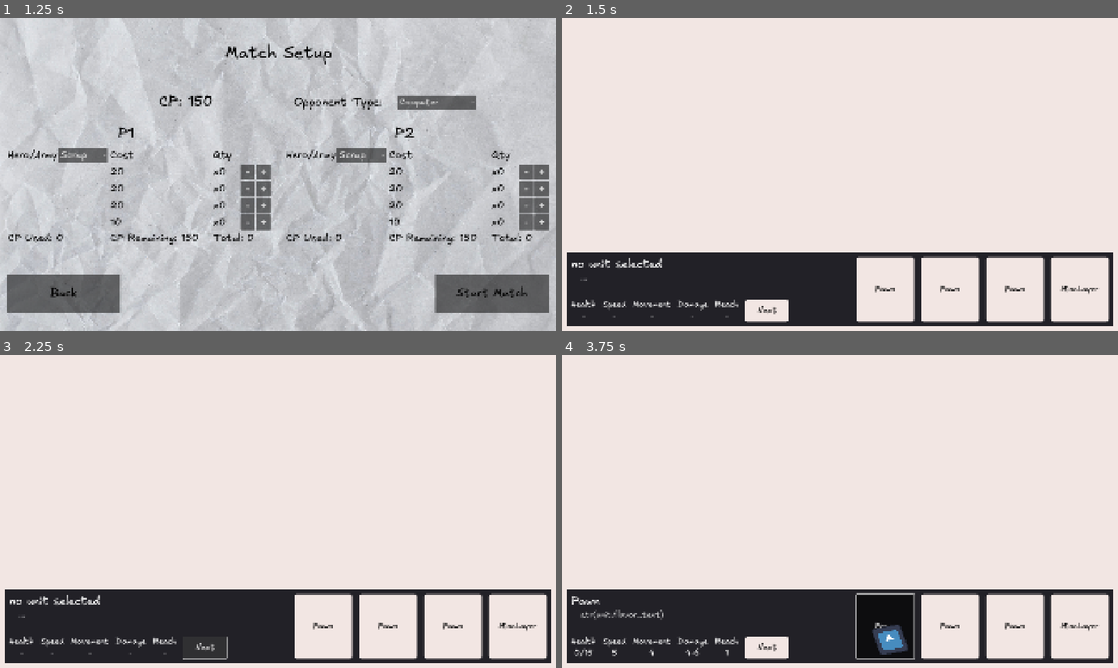
Above: before the commit, frames 1-4 (two rows, left to right).
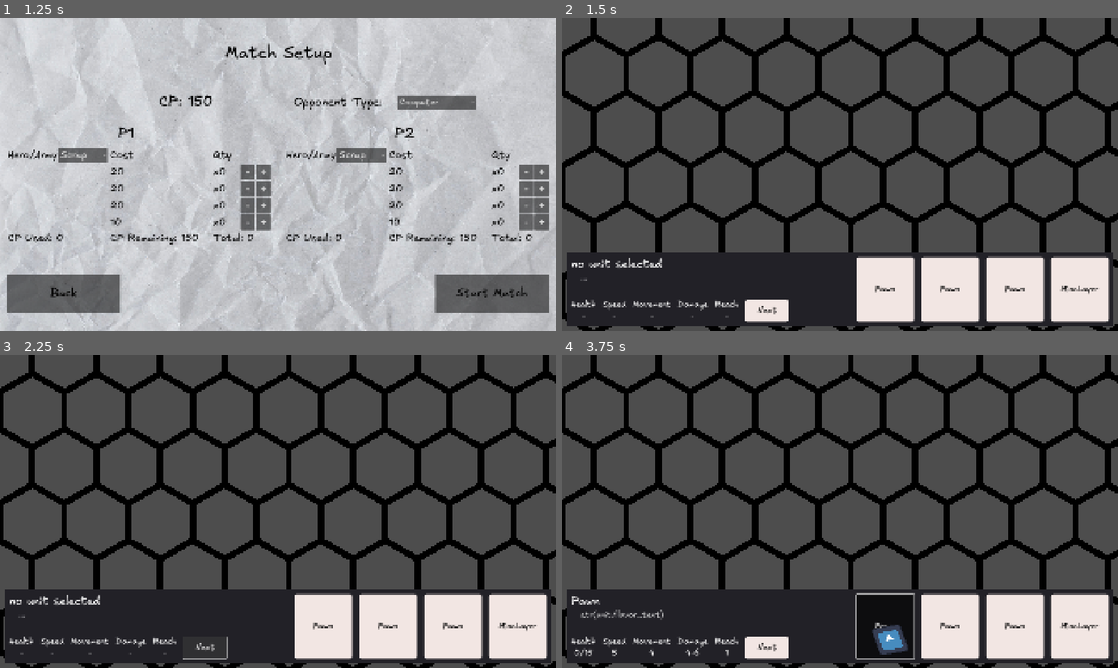
Above: after the commit, the same moments.

Repository: stvnnfrl/Portfolio
Game: Godot game, scene res://screens/main_menu/main_menu.tscn
The game is run twice, just before and just after one commit, with the same random seed, the same clock (stepped at 60 frames per second) and the same inputs. The engine's default icon, where the game draws it, is replaced by a stand-in: a white triangle on a blue panel in a dark square.
Inputs:
- Up to frame 1 (1.25 s): click "Start Game" at 0.5 s
- Up to frame 2 (1.5 s): click "Start Match" at 1.25 s
- Up to frame 3 (2.25 s): click "Next" at 2 s
- Up to frame 4 (3.75 s): click "Next" at 2.75 s; click "Pawn" at 3.5 s

Frame 1 is identical in both runs. In frame 2, 77% of the frame differs, in the area x 0-100%, y 0-100%; in frame 3, 77%; in frame 4, 77%.
Error in both runs: Invalid call. Nonexistent function 'init' in base 'Node2D'. (res://autoloads/scene_manager.gd:23)

Commit message:
added grid ui

Diff:
--- a/hpp/screens/battle/pregame/grid.gd
+++ b/hpp/screens/battle/pregame/grid.gd
@@ -1,4 +1,4 @@
-extends ColorRect
+extends Control
 
 @export var state: Pregame
 @export var cubic_coords: CubicCoords
@@ -76,6 +76,8 @@
 func create_unit_at(grid_coordinates: Vector3i, unit_type: Unit) -> Unit:
 	var screen_coordinates = cubic_coords.cubic_to_pos2D(grid_coordinates)
 
+	# TODO: rescale to grid size
+
 	var new_unit = unit_type.duplicate()
 	new_unit.position = screen_coordinates
 	new_unit.cubic_pos = grid_coordinates
--- a/hpp/screens/battle/pregame/pregame.tscn
+++ b/hpp/screens/battle/pregame/pregame.tscn
@@ -1,10 +1,11 @@
-[gd_scene load_steps=11 format=3 uid="uid://2n3ubcoaq1l"]
+[gd_scene load_steps=12 format=3 uid="uid://2n3ubcoaq1l"]
 
 [ext_resource type="Script" uid="uid://5efmd7mno0ok" path="res://screens/battle/pregame/pregame.gd" id="1_k75mm"]
 [ext_resource type="Theme" uid="uid://cgfpt6lxvjk8f" path="res://screens/battle/pregame/main_theme.tres" id="1_ug2bj"]
 [ext_resource type="ButtonGroup" uid="uid://c1c4e40h75iab" path="res://screens/battle/pregame/selected_unit.tres" id="2_ote4s"]
 [ext_resource type="Script" uid="uid://p2gqkn7gn1a1" path="res://screens/battle/pregame/unit_info.gd" id="3_5qa4y"]
 [ext_resource type="Script" uid="uid://cfe1mjyw2cuqm" path="res://screens/battle/pregame/grid.gd" id="3_u80o1"]
+[ext_resource type="PackedScene" uid="uid://xcq67l2wb3g2" path="res://hex_grid/hex_grid_render.tscn" id="4_2edq3"]
 [ext_resource type="Script" uid="uid://cj2rbjop1ymw7" path="res://hex_grid/cubic_coords.gd" id="4_jfu4o"]
 [ext_resource type="Script" uid="uid://bv71pol8nortl" path="res://screens/battle/pregame/unit_selector.gd" id="4_wxa71"]
 [ext_resource type="Script" uid="uid://c7pcefq1w8xsf" path="res://screens/battle/pregame/cursor_unit_preview.gd" id="6_5qa4y"]
@@ -24,17 +25,18 @@
 grow_vertical = 2
 script = ExtResource("1_k75mm")
 
-[node name="Grid" type="ColorRect" parent="." node_paths=PackedStringArray("state")]
+[node name="Grid" type="Control" parent="." node_paths=PackedStringArray("state")]
 layout_mode = 1
 anchors_preset = 15
 anchor_right = 1.0
 anchor_bottom = 1.0
 grow_horizontal = 2
 grow_vertical = 2
-color = Color(0.9490196, 0.9019608, 0.8901961, 1)
 script = ExtResource("3_u80o1")
 state = NodePath("..")
 cubic_coords = SubResource("Resource_2edq3")
+
+[node name="HexGridRender" parent="Grid" instance=ExtResource("4_2edq3")]
 
 [node name="Main" type="MarginContainer" parent="."]
 layout_mode = 1
